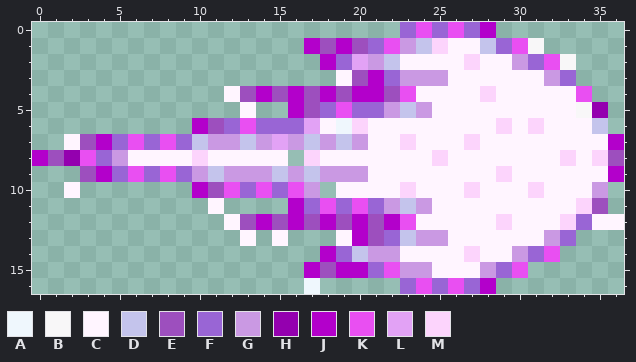
Pixel-art sprite -- Assets/Spriter/KiBlast_Sprites/15.png. The picture above was drawn from the file before the commit.
The file is 37x17 pixels. Colours within 5 levels of each other are drawn and written as one.
Palette (. is transparent): A #eff7fd  B #f8f7f8  C #fff5ff  D #c4c4ec  E #9d4fbe  F #9965d5  G #ca99e3  H #9400af  J #b300cb  K #e94ff2  L #e2a2f5  M #fcd4fc
Pixels before, first column x 0:
 0 .......................FKFKFJ........
 1 .................JEJEFKGDMCCDFKB.....
 2 ..................JFLGDCCCCMCCGFKB...
 3 ...................CEJFGGGCCCCCCGF...
 4 ............CEJEJEJEJJEKCCCCMCCCCCK..
 5 .............C..JEFKFFGDGCCCCCCCCCBH.
 6 ..........JEFKFFFLCAMCCCCCCCCMCMCCCD.
 7 ..CEJFKFKFDGGDGLGDGDGCCMCCCMCCCCCCCCJ
 8 JEHKFGCCCCMCCCCC.MCCCCCCCMCCCCCCCMCME
 9 ...EJFKFKFGDGGGDGDGGGCCCCCCCCMCCCCCCJ
10 ..C.......JEKFKFKG.CCCCMCCCMCCCMCCCG.
11 ...........C....JFKFKFGDGCCCCCCCCCME.
12 ............CEJEJEJEJEJKCCCCCMCCCMFCC
13 .............C.C...CJEFDGGCCCCCCGF...
14 ..................JFDGGCCCCMCCGFK....
15 .................JEJJFKGGCCCGFK......
16 .................A.....FKFKFJ........
And afterwards:
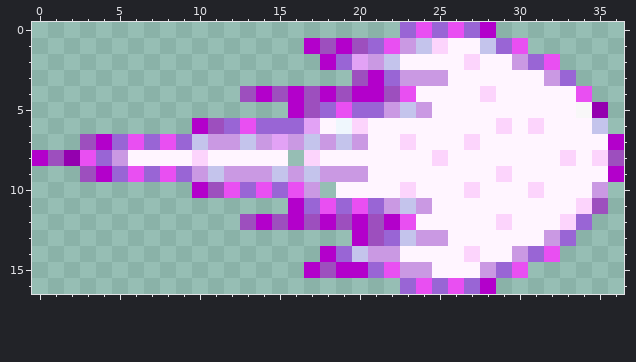
Edits made:
Changed rows in their new state; - is an unchanged pixel.
first column x 2:
 1 -----------------------------.-----
 2 -------------------------------.---
 3 -----------------.-----------------
 4 ----------.------------------------
 5 -----------.-----------------------
 7 .----------------------------------
10 .----------------------------------
11 ---------.-------------------------
12 ----------.----------------------..
13 -----------.-.---.-----------------
16 ---------------.-------------------
Where, in picture pixels (left, top, right, bottom), the same in both pictures:
erased: (528, 38, 576, 70)
erased: (336, 70, 352, 86)
erased: (224, 86, 256, 118)
erased: (64, 134, 80, 198)
erased: (208, 198, 352, 294)
erased: (592, 214, 624, 230)
